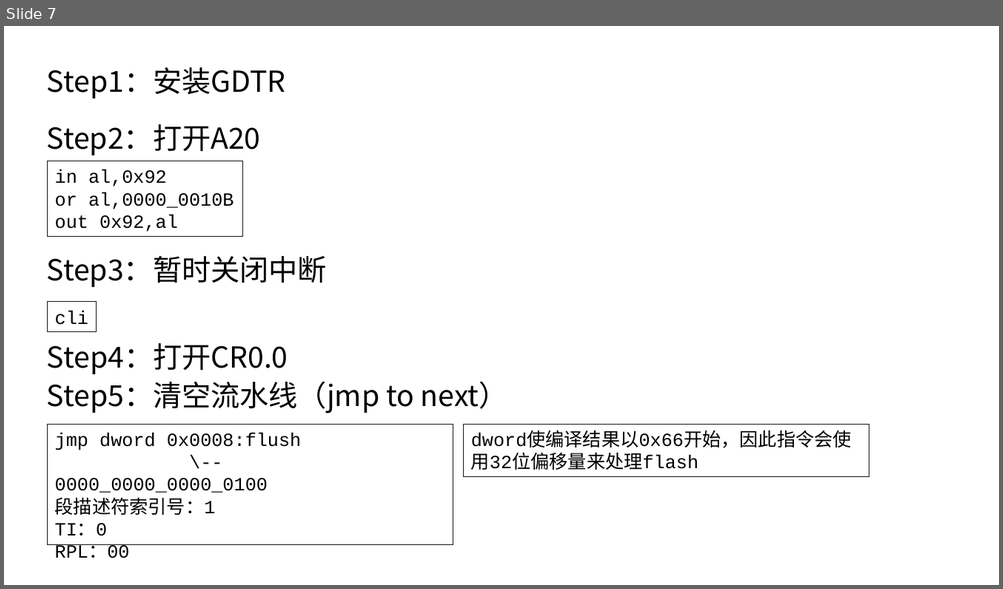
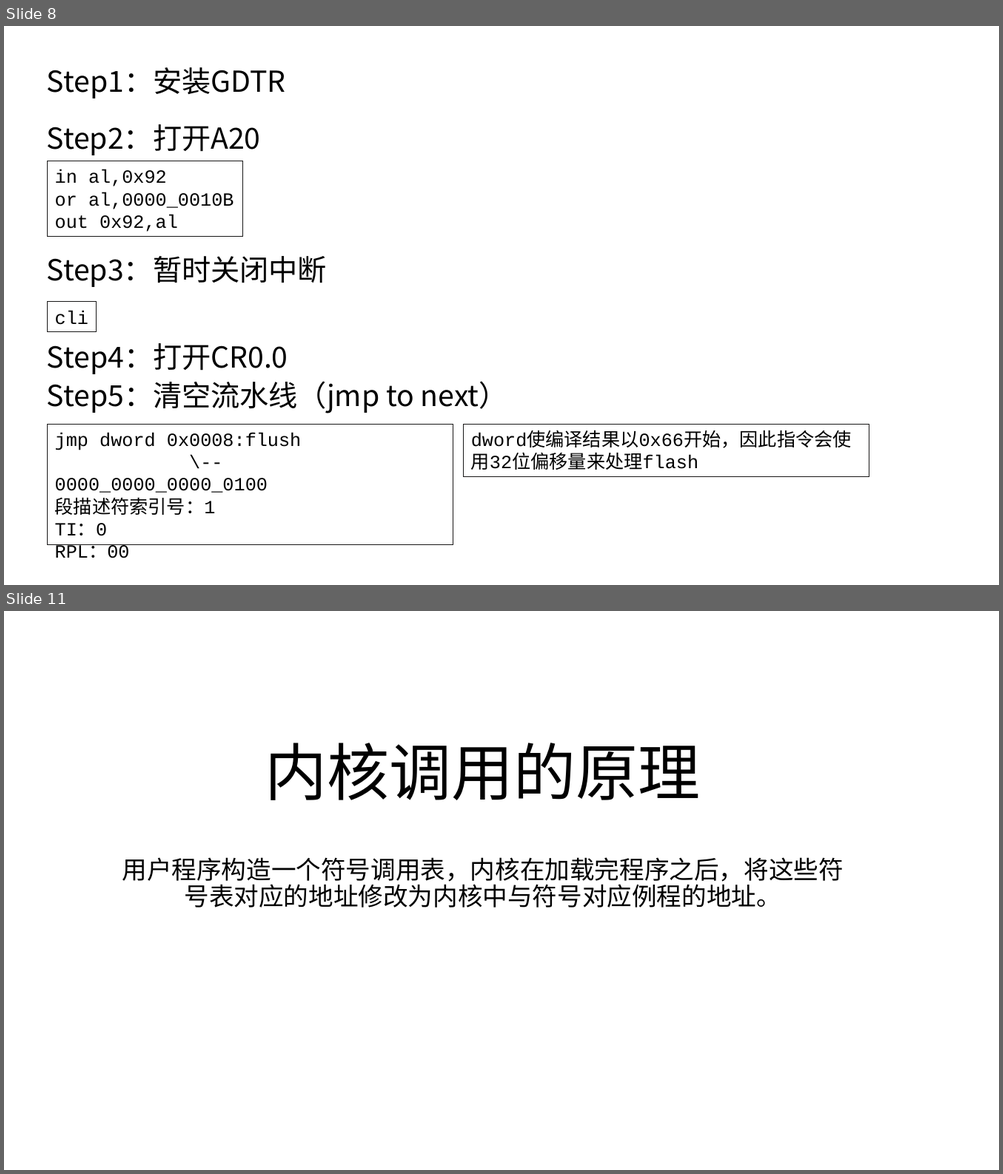
Before and after one commit to at0x7c00/mykernel, a slide deck: ppts/x86.pptx. Shown one above the other, each under a label of ours: slide 7 before the commit, slides 8 and 11 after it; the slides between them are not shown. The pictures are 1003x589 and 1003x1174 pixels, drawn with LibreOffice and Linux fonts; fonts in the diff are those of the drawing. Boxes give left, top, right and bottom in pixels: in the first picture for what was removed or moved away, otherwise in the second. Text is boxed around its words. In the diff, an @@ line names an element or a change of style, - is before the commit and + after.

```diff
--- a/ppts/x86.pptx
+++ b/ppts/x86.pptx
@@ slide 11 added at (4, 611, 999, 1170), background #FFFFFF @@
@@ text added at (265, 743, 700, 800), 60 pt, text #000000 @@
+内核调用的原理
@@ subtitle added at (122, 857, 843, 908), 24 pt, text #000000 @@
+用户程序构造一个符号调用表，内核在加载完程序之后，将这些符号表对应的地址修改为内核中与符号对应例程的地址。
@@ what was slide 7 is now slide 8 @@
```
Also in this commit, not shown: 16 other slides added.
